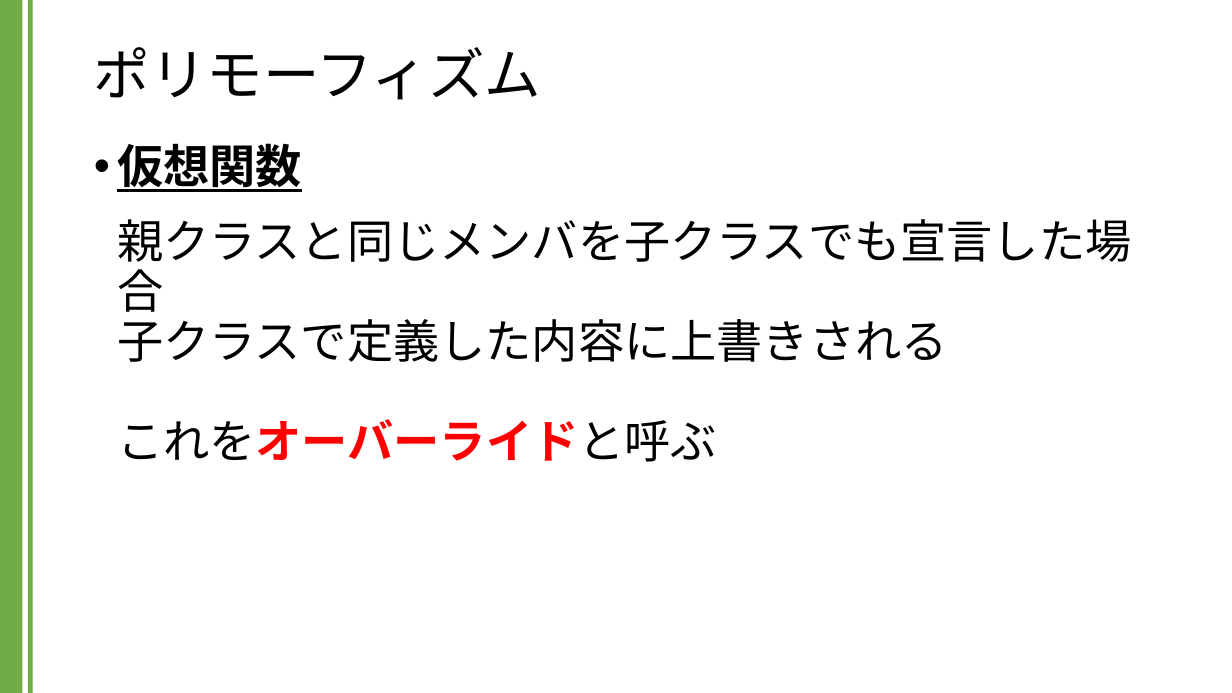
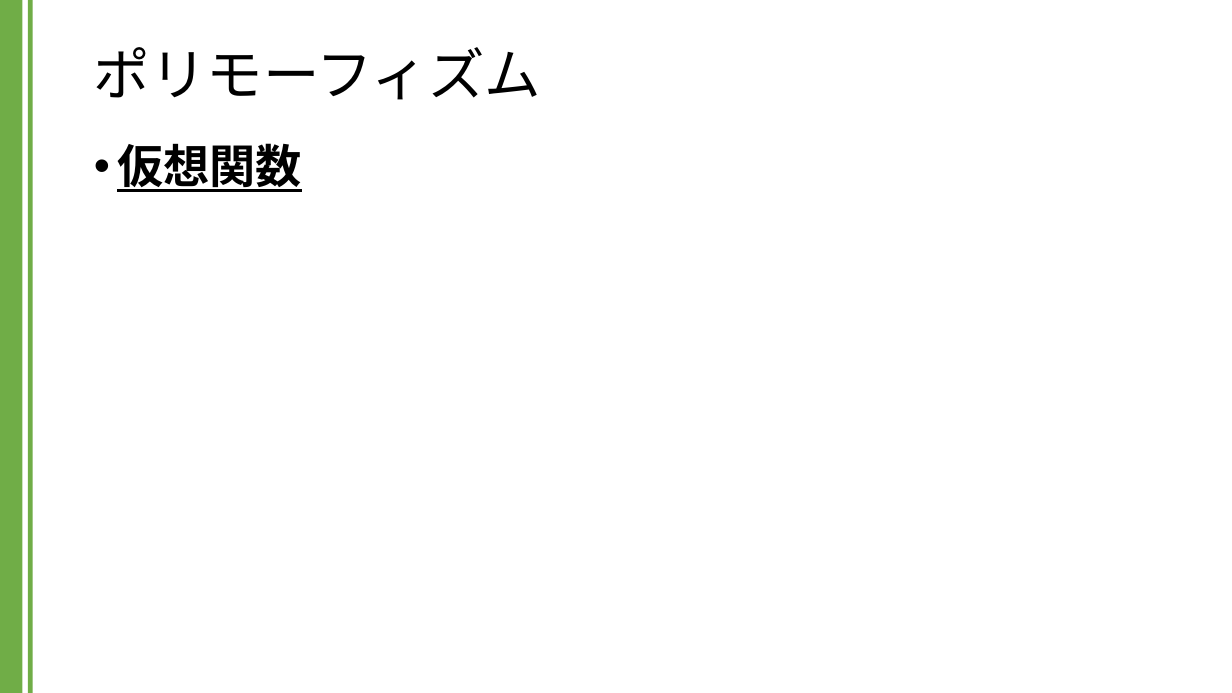
Before and after one commit to kic-murata/cpp2024, a slide deck: slide 32 of 授業資料/講義資料：継承とポリモーフィズム.pptx. Drawn at 1232x693 pixels with LibreOffice and Linux fonts; fonts in the diff are those of the drawing. Boxes give left, top, right and bottom in pixels: in the first picture for what was removed or moved away, otherwise in the second. Text is boxed around its words. In the diff, an @@ line names an element or a change of style, - is before the commit and + after.

```diff
--- a/授業資料/講義資料：継承とポリモーフィズム.pptx
+++ b/授業資料/講義資料：継承とポリモーフィズム.pptx
@@ text at <box>117,144,302,192</box>: text changed; bold on @@
-• 仮想関数
-  親クラスと同じメンバを子クラスでも宣言した場合
-  子クラスで定義した内容に上書きされる
-  これをオーバーライドと呼ぶ
+• 仮想関数
```
Also in this commit, not shown: 1 other slide changed.
